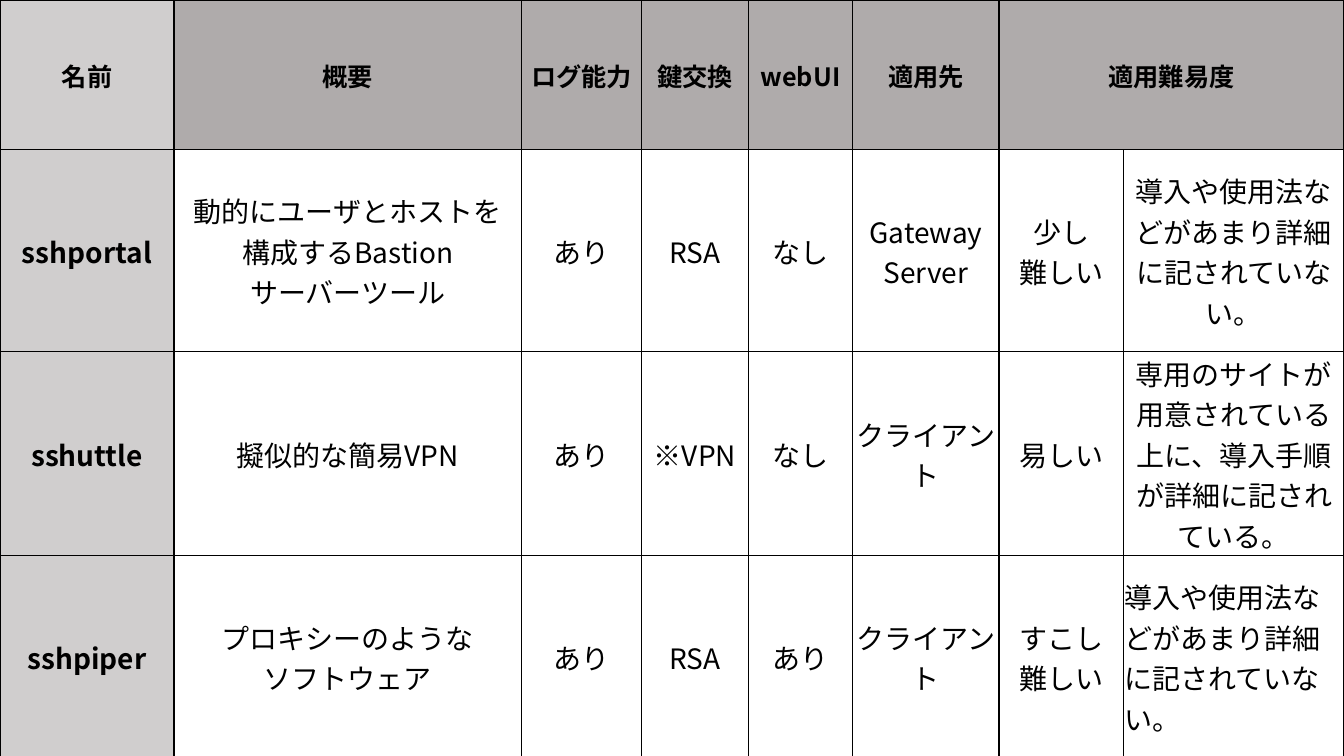
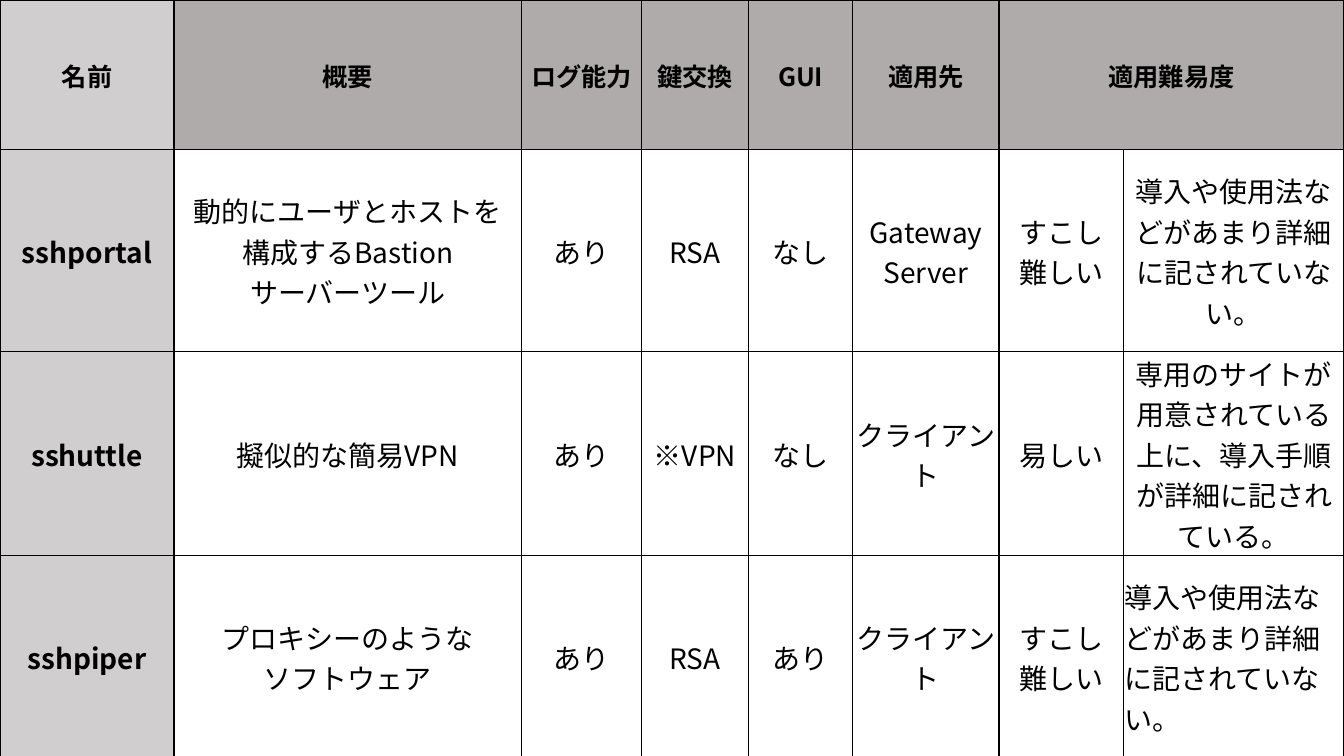
Before and after one commit to Alice-to-Bob/Graduate_School, a slide deck: slide 4 of SUBTHEME/graphs/telework_list.pptx. Drawn at 1344x756 pixels with LibreOffice and Linux fonts; fonts in the diff are those of the drawing. Boxes give left, top, right and bottom in pixels: in the first picture for what was removed or moved away, otherwise in the second. Text is boxed around its words. In the diff, an @@ line names an element or a change of style, - is before the commit and + after.

```diff
--- a/SUBTHEME/graphs/telework_list.pptx
+++ b/SUBTHEME/graphs/telework_list.pptx
@@ table at [0,0,1344,756] @@
-row 1, column 5: webUI
+row 1, column 5: GUI
-row 2, column 7: 少し / 難しい
+row 2, column 7: すこし / 難しい
```
Also in this commit, not shown: 7 other slides changed, 11 other files.
